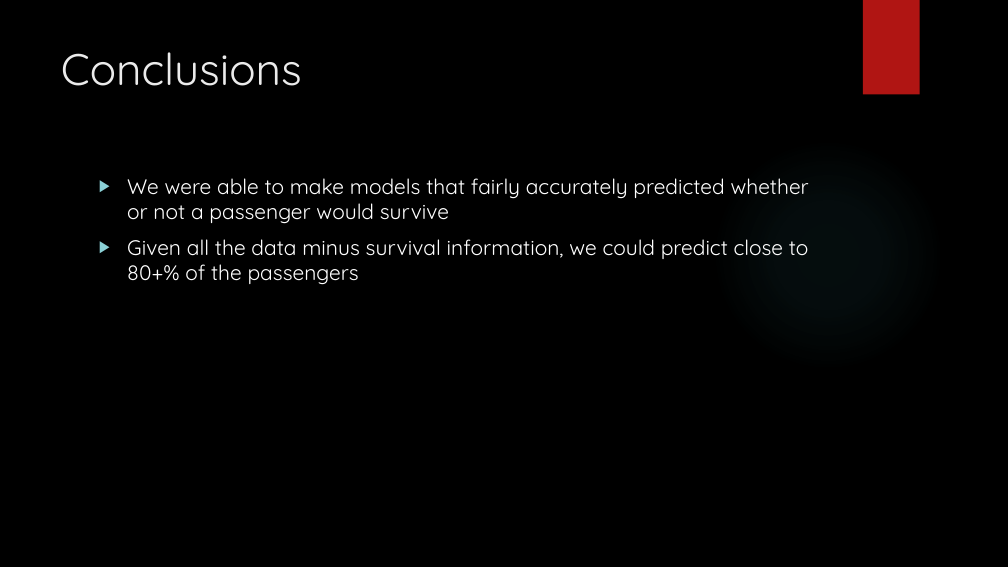
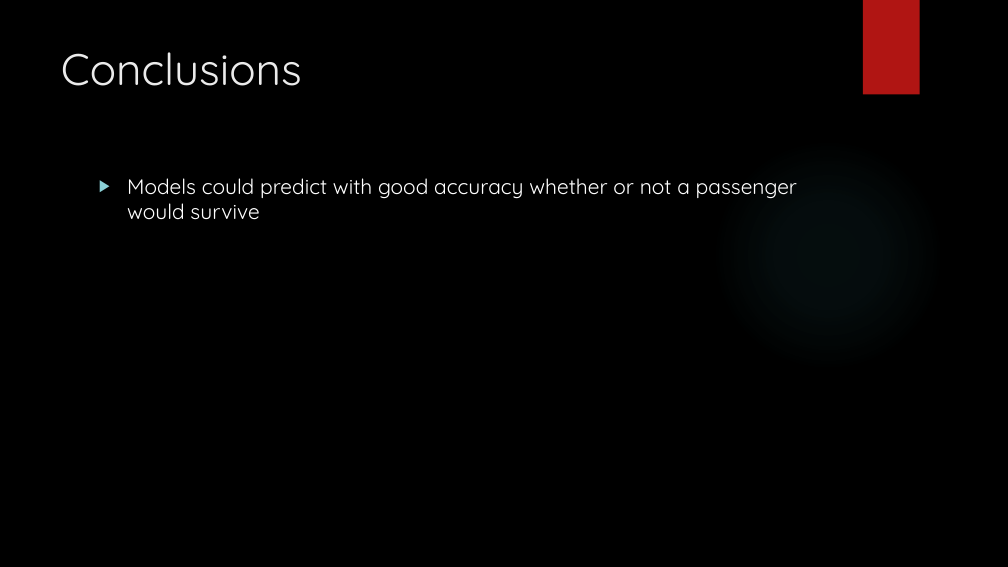
Before and after one commit to Kmkinnear/Data_Project, a slide deck: slide 15 of Presentation.pptx (slide 9 before the commit). Drawn at 1008x567 pixels with LibreOffice and Linux fonts; fonts in the diff are those of the drawing; background and template pictures are left out. Boxes give left, top, right and bottom in pixels: in the first picture for what was removed or moved away, otherwise in the second. Text is boxed around its words. In the diff, an @@ line names an element or a change of style, - is before the commit and + after.

```diff
--- a/Presentation.pptx
+++ b/Presentation.pptx
@@ text at [127, 178, 797, 220]: text changed @@
-▶ We were able to make models that fairly accurately predicted whether or not a passenger would survive
-▶ Given all the data minus survival information, we could predict close to 80+% of the passengers
+▶ Models could predict with good accuracy whether or not a passenger would survive
```
Also in this commit, not shown: 2 other slides changed, 7 slides added, 1 slide removed.
